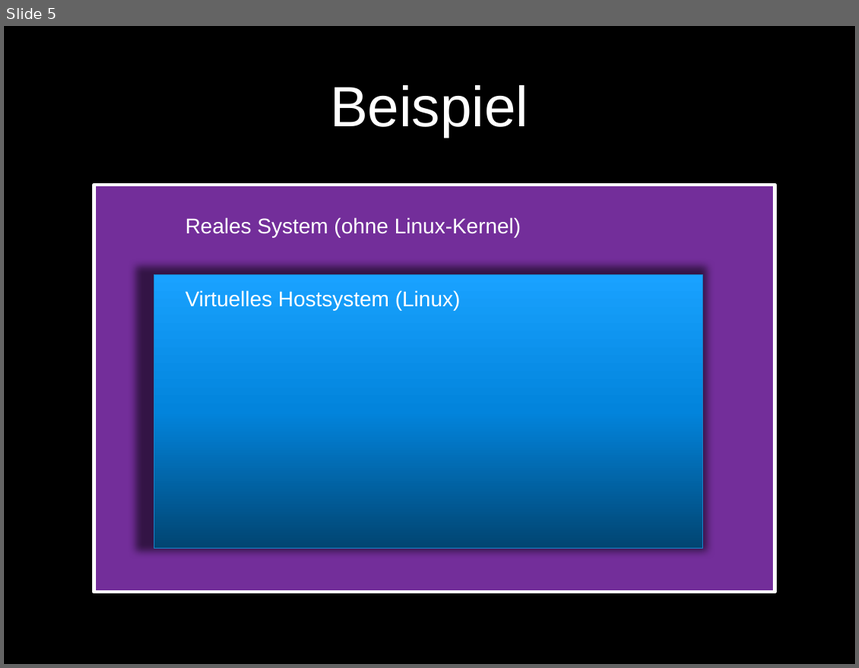
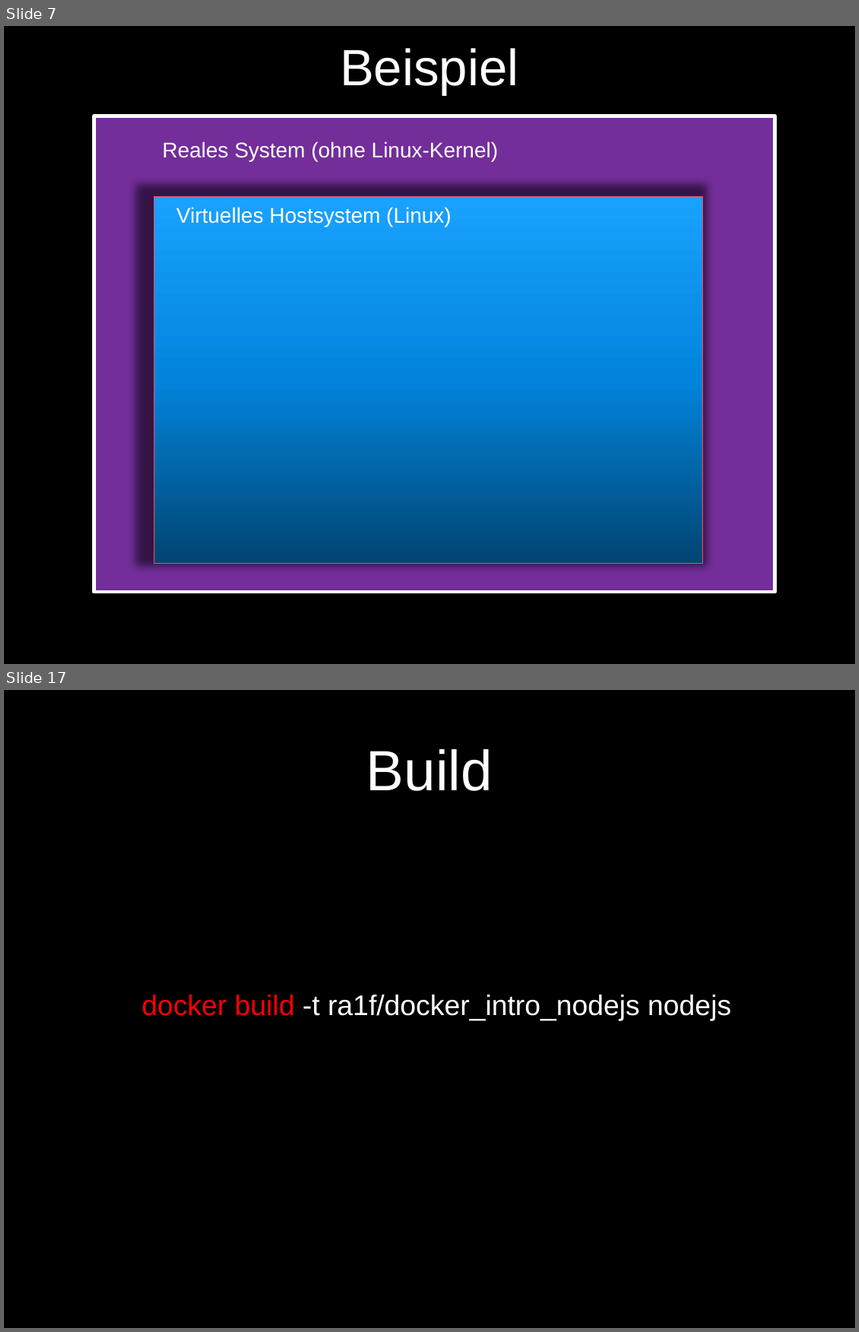
Before and after one commit to ra1f/docker-intro, a slide deck: DockerIntro.pptx. Shown one above the other, each under a label of ours: slide 5 before the commit, slides 7 and 17 after it; the slides between them are not shown. The pictures are 859x668 and 859x1332 pixels, drawn with LibreOffice and Linux fonts; fonts in the diff are those of the drawing; background and template pictures are left out. Boxes give left, top, right and bottom in pixels: in the first picture for what was removed or moved away, otherwise in the second. Text is boxed around its words. In the diff, an @@ line names an element or a change of style, - is before the commit and + after.

```diff
--- a/DockerIntro.pptx
+++ b/DockerIntro.pptx
@@ slide 17 added at [4,690,855,1328], background picture (left out) @@
@@ title added at [367,749,493,791], 48 pt, text #FFFFFF @@
+Build
@@ text added at [142,995,731,1021], 24 pt, text #FFFFFF @@
+docker build -t ra1f/docker_intro_nodejs nodejs
@@ what was slide 5 is now slide 7 @@
@@ slide 7 changed as well @@
@@ title "Beispiel" at [340,48,519,95]: size 48 to 43.2 pt @@
@@ rectangle "h": place and size @@
-rectangle "h" at [94,185,775,593]
+rectangle "h" at [94,116,775,593]
@@ text "Reales System (ohne Linux-Kernel)": place and size @@
-text "Reales System (ohne Linux-Kernel)" at [186,218,521,237]
+text "Reales System (ohne Linux-Kernel)" at [162,142,498,162]
@@ rectangle: place and size @@
-rectangle at [154,275,703,548]
+rectangle at [154,196,703,563]
@@ rectangle at [154,196,703,563]: outline #1884CD 0.5 pt to #F44B5B 0.5 pt @@
@@ text "Virtuelles Hostsystem (Linux)": place and size @@
-text "Virtuelles Hostsystem (Linux)" at [186,290,461,310]
+text "Virtuelles Hostsystem (Linux)" at [177,207,452,227]
```
Also in this commit, not shown: 4 other slides changed, 35 other slides added, 2 slides removed, 7 other files.
